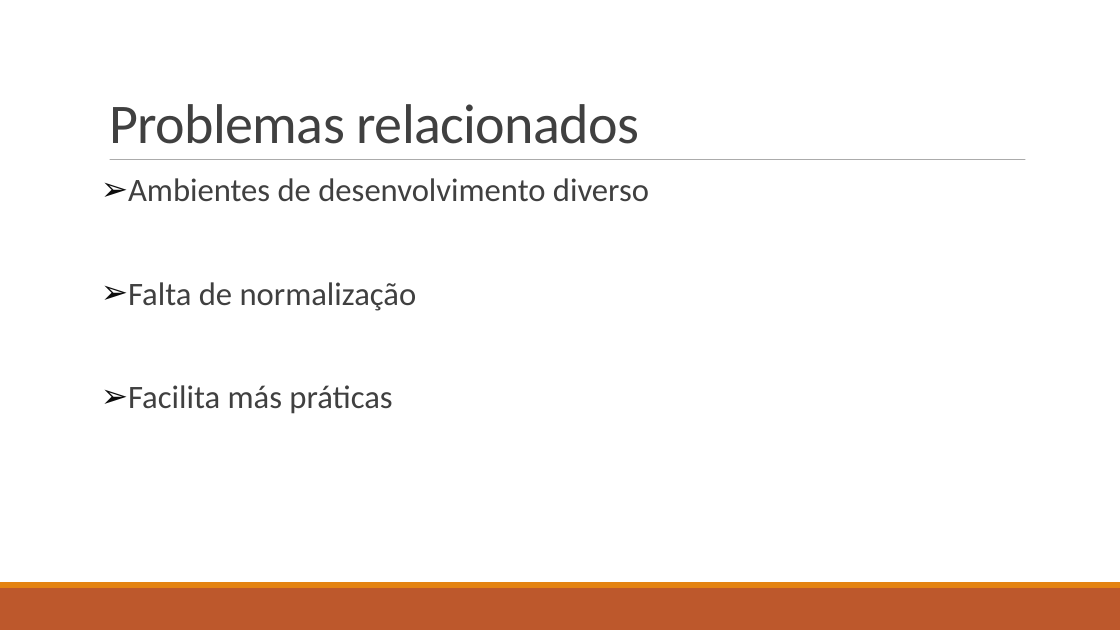
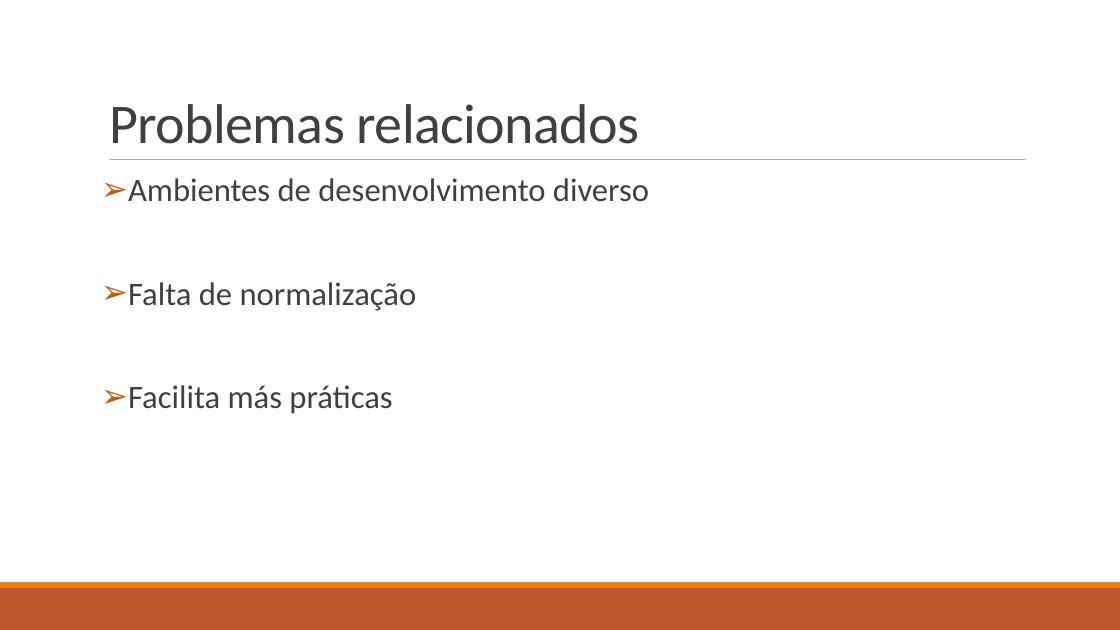
Before and after one commit to isel-sw-projects/2021-asyncio-pipelines, a slide deck: slide 3 of From asynchronous IO to reactive stream pipelines.ppt.odp. Drawn at 1120x630 pixels with LibreOffice and Linux fonts; fonts in the diff are those of the drawing. Boxes give left, top, right and bottom in pixels: in the first picture for what was removed or moved away, otherwise in the second. Text is boxed around its words. In the diff, an @@ line names an element or a change of style, - is before the commit and + after.

```diff
--- a/From asynchronous IO to reactive stream pipelines.ppt.odp
+++ b/From asynchronous IO to reactive stream pipelines.ppt.odp
@@ text "Ambientes de desenvolvimento diverso" at [128,178,649,414]: bullet colour #0D0D0D to #C55A11 @@
```
Also in this commit, not shown: 7 other slides changed, 3 slides added, 1 slide removed, 1 other file.
